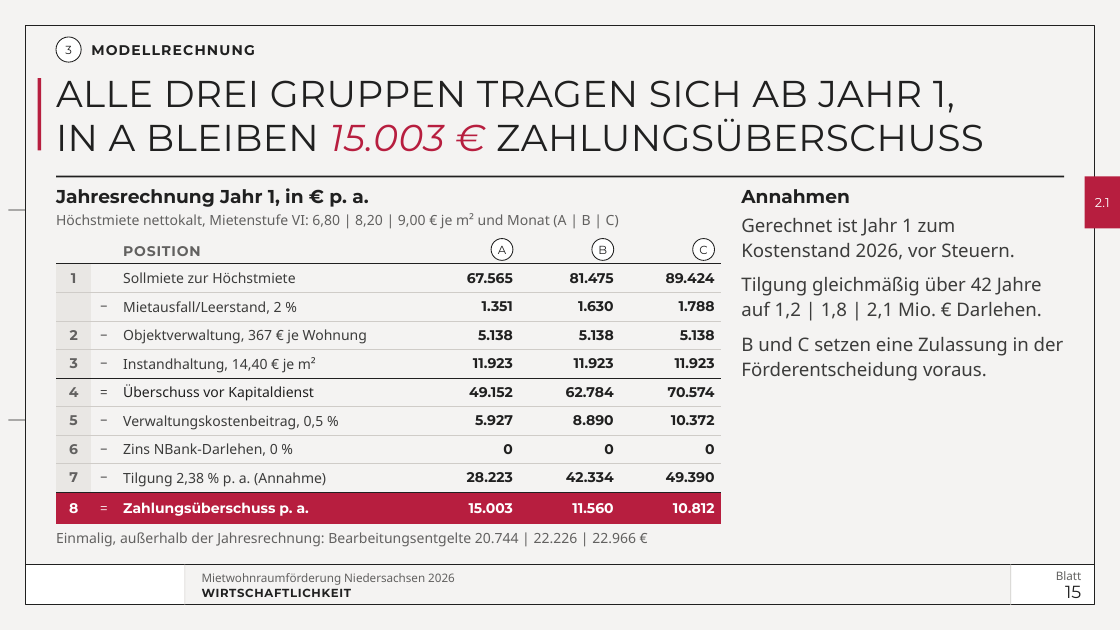
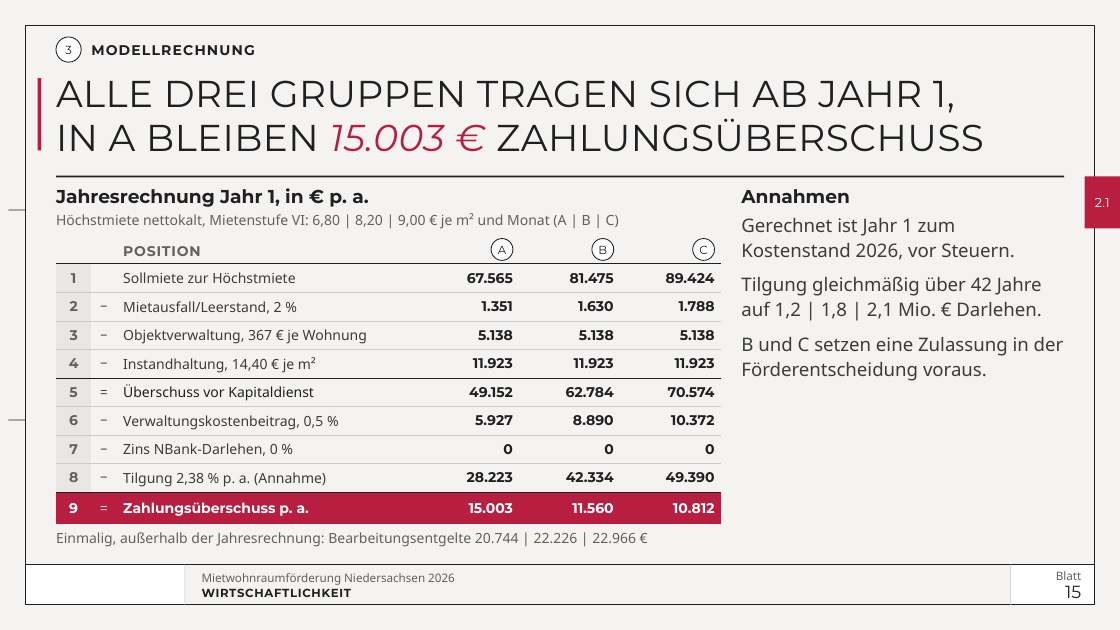
Before and after one commit to vgedaschko/NBank, a slide deck: slide 15 of praesentation/dist/PGN-Mietwohnraumfoerderung-Niedersachsen-2026-Vortrag.pptx. Drawn at 1120x630 pixels with LibreOffice and Linux fonts; fonts in the diff are those of the drawing; background and template pictures are left out. Boxes give left, top, right and bottom in pixels: in the first picture for what was removed or moved away, otherwise in the second. Text is boxed around its words. In the diff, an @@ line names an element or a change of style, - is before the commit and + after.

```diff
--- a/praesentation/dist/PGN-Mietwohnraumfoerderung-Niedersachsen-2026-Vortrag.pptx
+++ b/praesentation/dist/PGN-Mietwohnraumfoerderung-Niedersachsen-2026-Vortrag.pptx
@@ table at (56,239,722,524) @@
-row 3, column 1: 
+row 3, column 1: 2
-row 4, column 1: 2
+row 4, column 1: 3
-row 5, column 1: 3
+row 5, column 1: 4
-row 6, column 1: 4
+row 6, column 1: 5
-row 7, column 1: 5
+row 7, column 1: 6
-row 8, column 1: 6
+row 8, column 1: 7
-row 9, column 1: 7
+row 9, column 1: 8
-row 10, column 1: 8
+row 10, column 1: 9
```
Also in this commit, not shown: 18 other slides changed, 1 slide removed, 52 other files.
